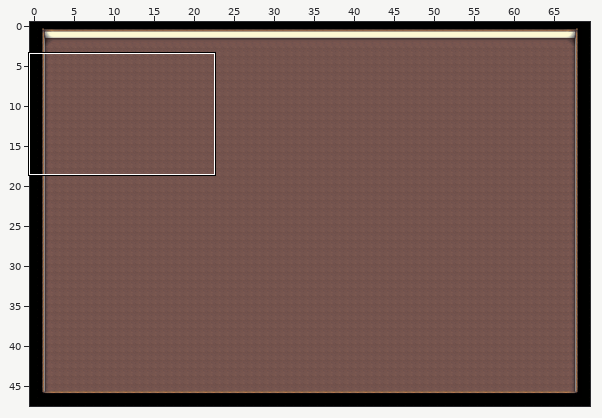
Tiled map -- asset/wip/config/main-floor.tmx. Above, an overview of the earlier version with the close-up marked.
Close-up. The starting point:
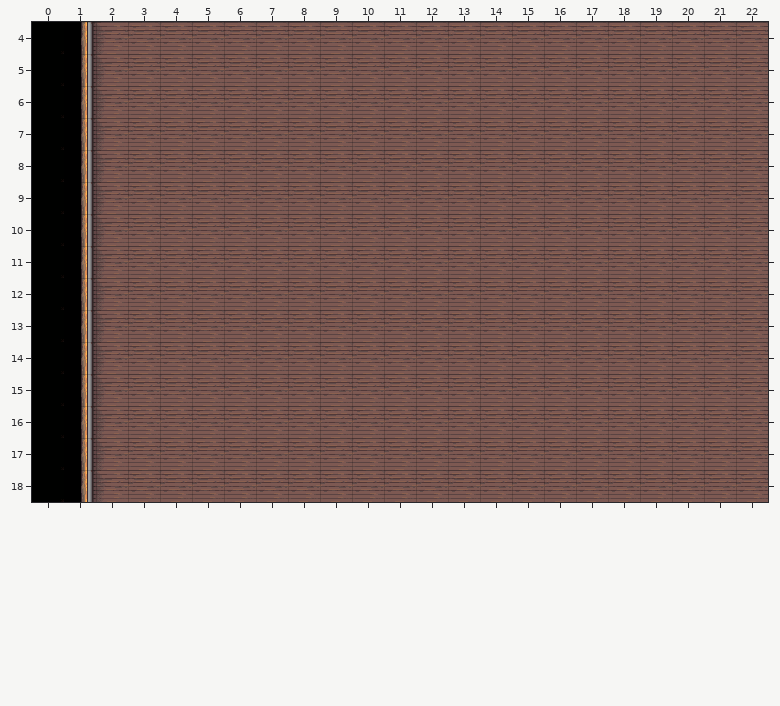
Cells are 32x32 px. Shown: x 0..22, y 4..18.
The result:
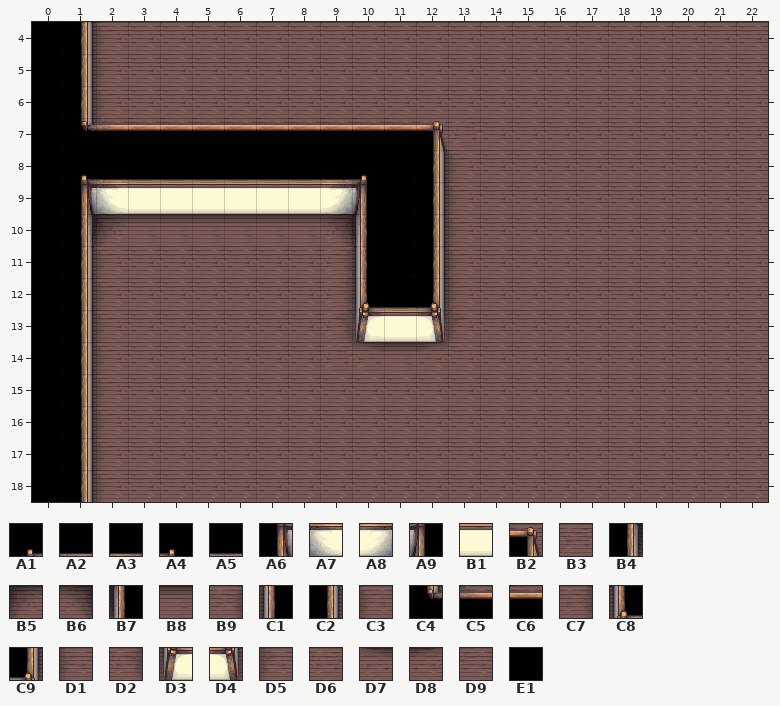
Key: from "Main Floor": A1 0, A2 1, A3 2, A4 3, A5 4, A6 9, A7 10, A8 11, A9 12, B1 13, B2 16, B3 17, B4 18, B5 19, B6 20, B7 21, B8 22, B9 23, C1 24, C2 25, C3 26, C4 27, C5 28, C6 31, C7 32, C8 33, C9 34, D1 35, D2 41, D3 42, D4 43, D5 44, D6 50, D7 51, D8 52, D9 58, E1 86.
__ is an empty cell.
The author wrote: Started tiling main-floor
From old to new:
{"where": "layer \"Floor\""}
{"y":7,"x":1,"old":"C2 C3 D9 D9 D9 D9 D9 D9 D9 D9 D9 D9 D9","new":"C4 C5 C6 C6 C6 C6 C6 C6 C6 C6 C6 B2 B3"}
{"y":8,"x":1,"old":"C2 C3 D9 D9 D9 D9 D9 D9 D9 D9 D9 D9 D9","new":"A1 A2 A5 A5 A5 A5 A5 A5 A3 A4 E1 C2 C3"}
{"y":9,"x":1,"old":"C2 C3 D9 D9 D9 D9 D9 D9 D9 D9 D9 D9 D9","new":"A6 A7 B1 B1 B1 B1 B1 B1 A8 A9 E1 C2 C3"}
{"y":10,"x":1,"old":"C2 C3 D9 D9 D9 D9 D9 D9 D9 D9 D9 D9 D9","new":"B4 B5 B8 B8 B8 B8 B8 B8 B6 B7 E1 C2 C3"}
{"y":11,"x":9,"old":"D9 D9 D9 D9 D9","new":"B9 C1 E1 C2 C3"}
{"y":12,"x":9,"old":"D9 D9 D9 D9 D9","new":"C7 C8 A5 C9 D1"}
{"y":13,"x":9,"old":"D9 D9 D9 D9 D9","new":"D2 D3 B1 D4 D5"}
{"y":14,"x":9,"old":"D9 D9 D9 D9","new":"D6 D7 B8 D8"}
